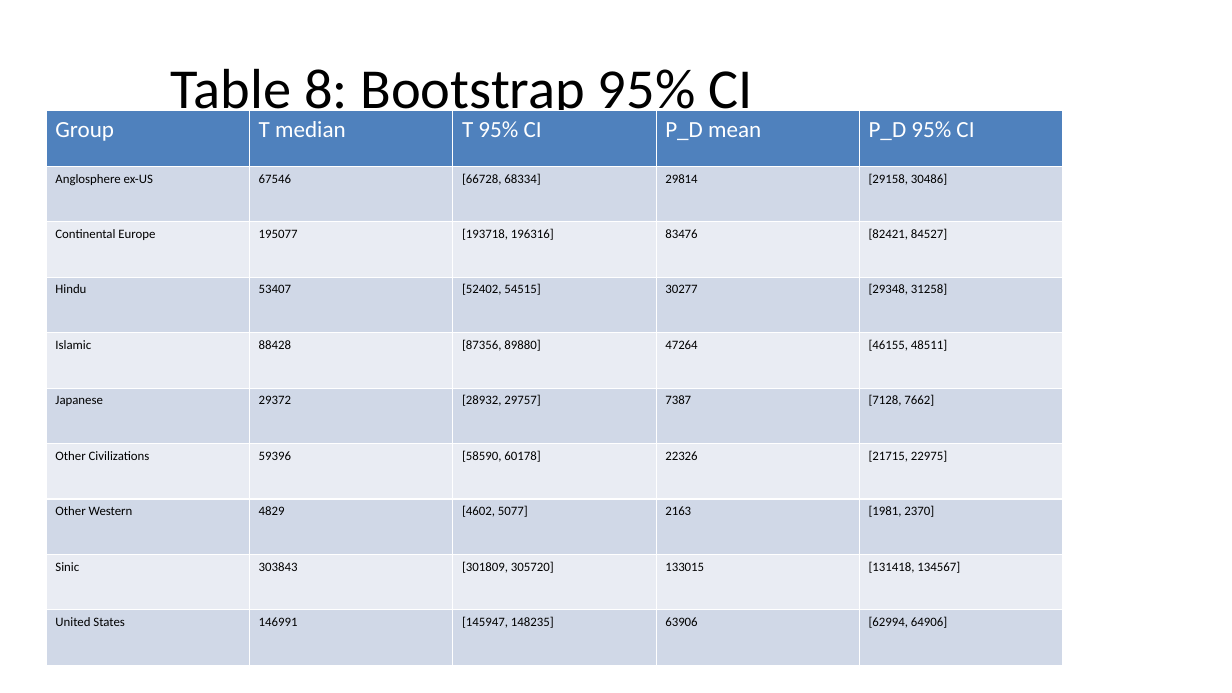
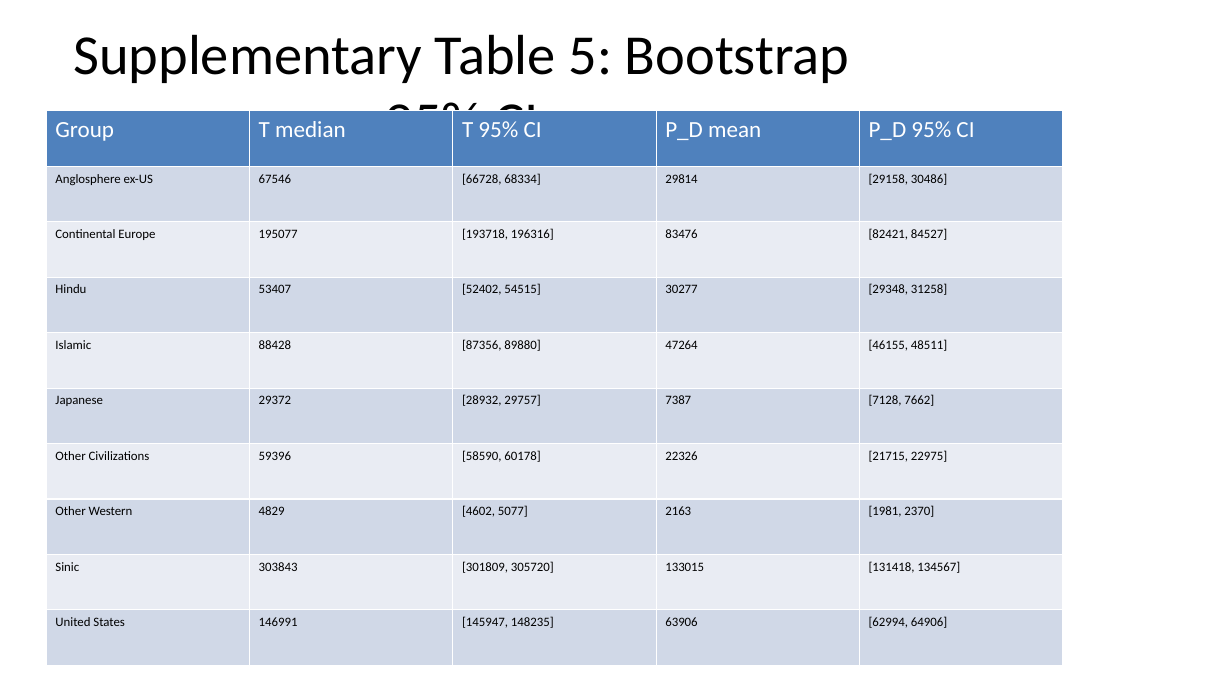
Before and after one commit to bougtoir/medical-accident-its-analysis, a slide deck: slide 23 of researcher_mobility_ode/docs/manuscript_full_article_figures.pptx (slide 14 before the commit). Drawn at 1232x693 pixels with LibreOffice and Linux fonts; fonts in the diff are those of the drawing. Boxes give left, top, right and bottom in pixels: in the first picture for what was removed or moved away, otherwise in the second. Text is boxed around its words. In the diff, an @@ line names an element or a change of style, - is before the commit and + after.

```diff
--- a/researcher_mobility_ode/docs/manuscript_full_article_figures.pptx
+++ b/researcher_mobility_ode/docs/manuscript_full_article_figures.pptx
@@ title at bbox=[73, 34, 850, 155]: text changed @@
-Table 8: Bootstrap 95% CI
+Supplementary Table 5: Bootstrap 95% CI
```
Also in this commit, not shown: 1 other slide changed, 11 other files.
